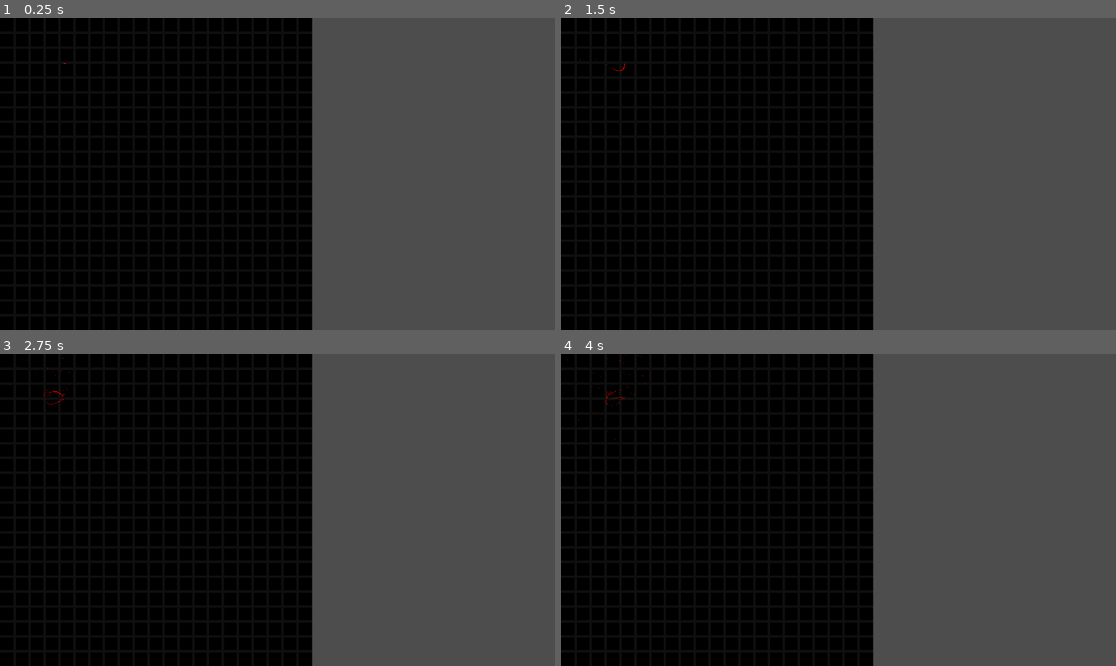
Above: before the commit, frames 1-4 (two rows, left to right).
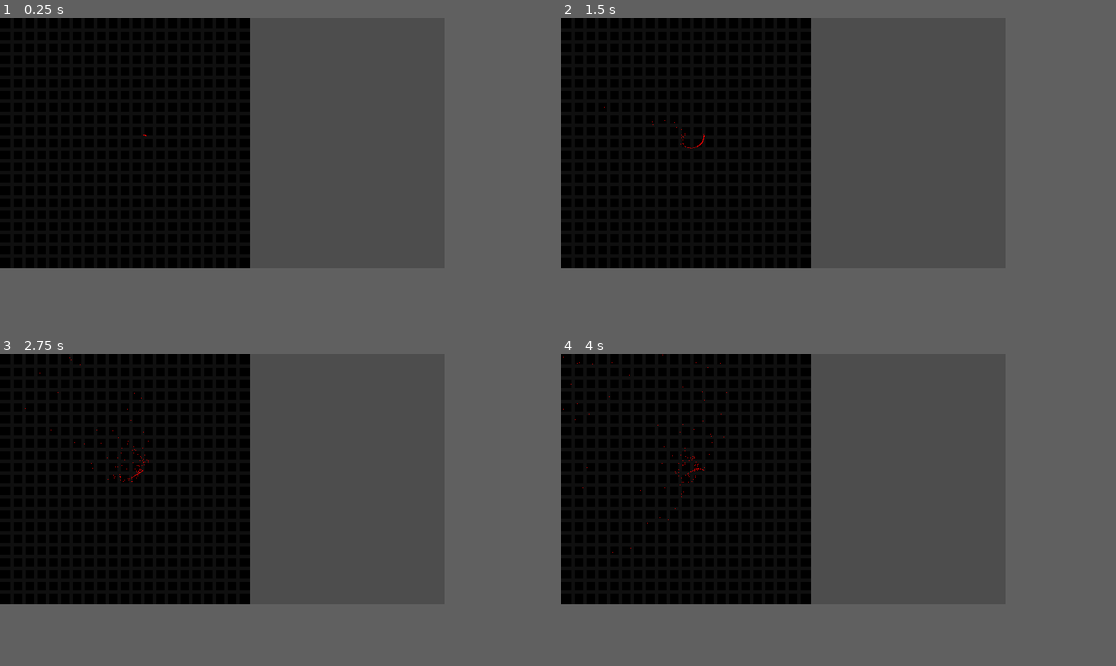
Above: after the commit, the same moments.

Repository: an-olive/BRSD-14
Game: Godot game, scene res://main.tscn
The game is run twice, just before and just after one commit, with the same random seed, the same clock (stepped at 60 frames per second) and the same inputs.
Inputs:
- Up to frame 1 (0.25 s): no input
- Up to frame 2 (1.5 s): tap Enter at 0.5 s; tap Space at 1.25 s
- Up to frame 3 (2.75 s): tap Enter at 2 s
- Up to frame 4 (4 s): no input
In our replay, the window is 799x449 before the commit and 640x360 after it. These sizes can differ from the game's own. Grey fills any space a smaller window leaves; there, only what the larger window draws over its background counts as a difference.

The runs differ from the first frame. In frame 1, 20% of the frame differs, in the area x 0-57%, y 0-100%; in frame 2, 20%; in frame 3, 20%; in frame 4, 20%.

Commit message:
#1 - set correct game field size

Diff:
--- a/game.gd
+++ b/game.gd
@@ -13,9 +13,6 @@
 func _ready() -> void:
 	var size = get_viewport_rect().size
 	tile_size = min(size.x / grid_size.x, size.y / grid_size.y)
-	for i in range(8):
-		$HOLE.occluder.polygon.append(Vector2(sin(i / 8.0 * TAU) * tile_size, cos(i / 8.0 * TAU) * tile_size))
-
 
 func _draw() -> void:
 	draw_rect(Rect2(0, 0, tile_size * grid_size.x, tile_size * grid_size.y), background_color)
--- a/game.tscn
+++ b/game.tscn
@@ -1,16 +1,14 @@
-[gd_scene load_steps=5 format=3 uid="uid://v14xu65rsedv"]
+[gd_scene load_steps=4 format=3 uid="uid://v14xu65rsedv"]
 
 [ext_resource type="Script" uid="uid://8ihith2aq67n" path="res://game.gd" id="1_80nbo"]
 [ext_resource type="Shader" uid="uid://fjun80bgo18n" path="res://gibs.gdshader" id="2_e2o6t"]
 
 [sub_resource type="ShaderMaterial" id="ShaderMaterial_e2o6t"]
 shader = ExtResource("2_e2o6t")
-shader_parameter/bounds = Vector2(200, 200)
+shader_parameter/bounds = Vector2(360, 360)
 shader_parameter/forceMultiplier = 100000.0
 shader_parameter/destructionRadius = 4.0
 shader_parameter/wallElasticity = 0.5
-
-[sub_resource type="OccluderPolygon2D" id="OccluderPolygon2D_mwb40"]
 
 [node name="Game" type="Node2D"]
 script = ExtResource("1_80nbo")
@@ -18,11 +16,7 @@
 grid_color = Color(0.0605308, 0.0605302, 0.0605303, 1)
 
 [node name="Gibs" type="GPUParticles2D" parent="."]
-position = Vector2(132, 94)
+position = Vector2(206, 168)
 amount = 600
 lifetime = 10.0
 process_material = SubResource("ShaderMaterial_e2o6t")
-
-[node name="HOLE" type="LightOccluder2D" parent="."]
-visible = false
-occluder = SubResource("OccluderPolygon2D_mwb40")
--- a/gibs.gdshader
+++ b/gibs.gdshader
@@ -1,6 +1,6 @@
 shader_type particles;
 
-uniform vec2 bounds = vec2(200, 200);
+uniform vec2 bounds = vec2(360, 360);
 uniform float forceMultiplier = 100000;
 uniform float destructionRadius = 4.0;
 uniform float wallElasticity = 0.5;
--- a/project.godot
+++ b/project.godot
@@ -15,6 +15,14 @@
 config/features=PackedStringArray("4.4", "GL Compatibility")
 config/icon="res://icon.svg"
 
+[display]
+
+window/size/viewport_width=640
+window/size/viewport_height=360
+window/size/resizable=false
+window/stretch/mode="viewport"
+window/stretch/scale_mode="integer"
+
 [rendering]
 
 renderer/rendering_method="gl_compatibility"
